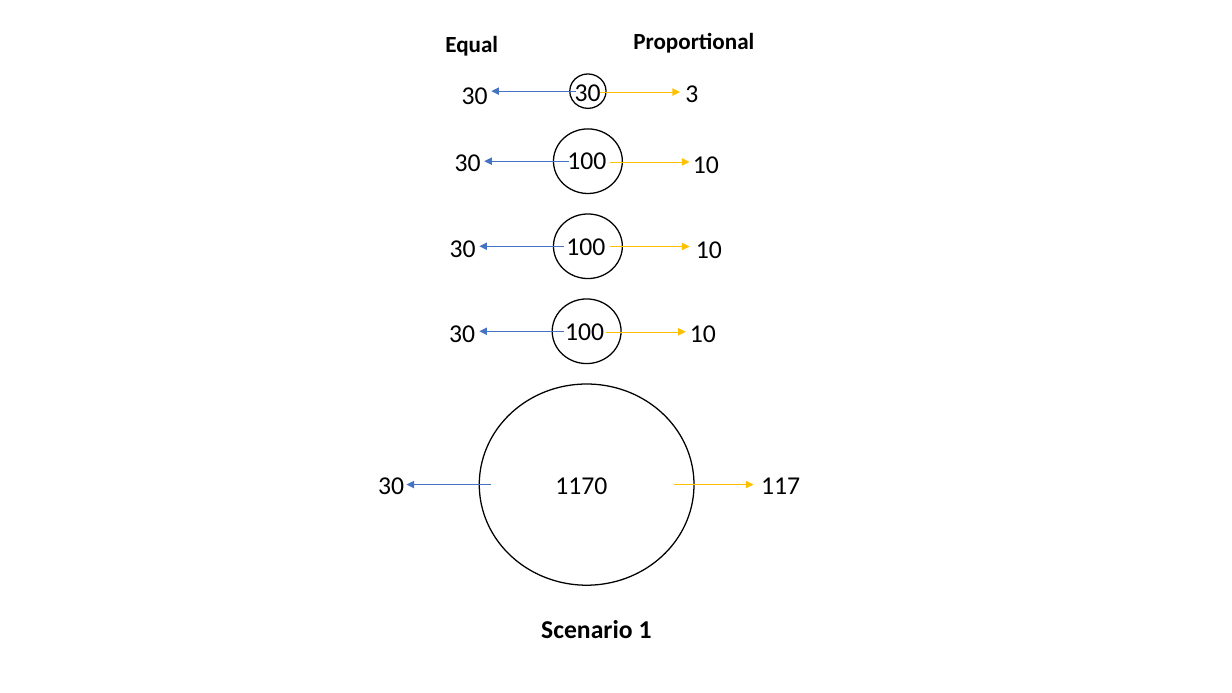
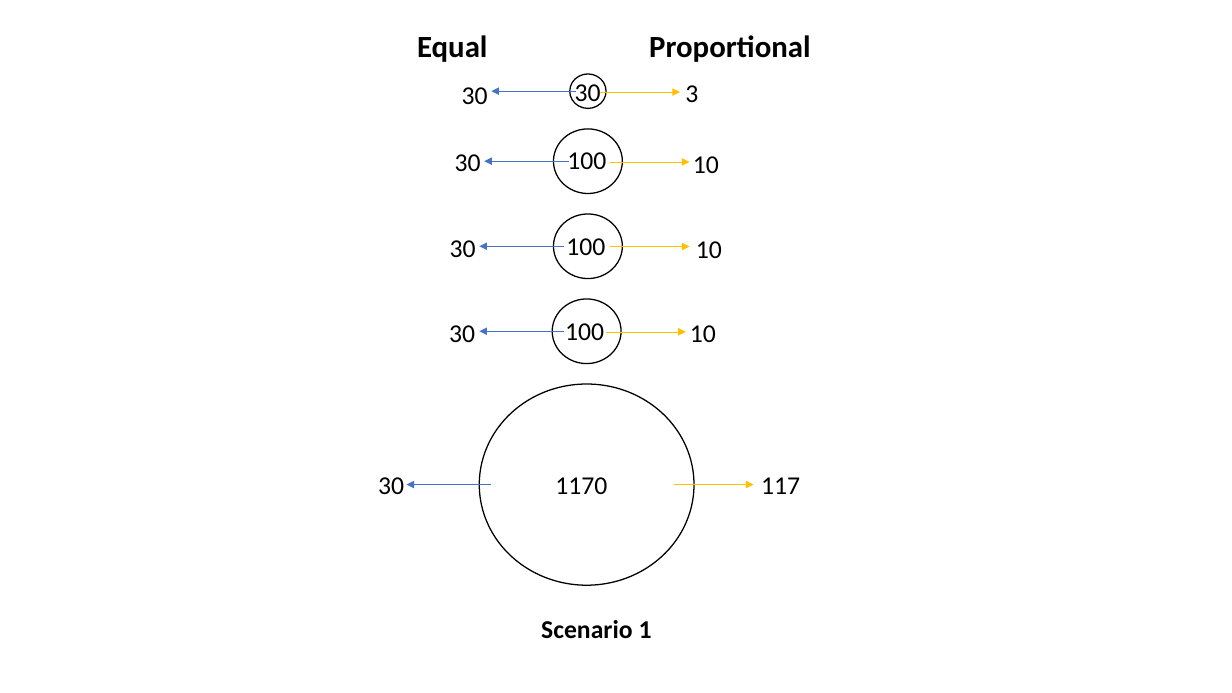
Before and after one commit to HobanLab/Morton-REU, a slide deck: slide 2 of Attempt5_allcombinations_100reps/Figures/sampling.pptx. Drawn at 1232x693 pixels with LibreOffice and Linux fonts; fonts in the diff are those of the drawing. Boxes give left, top, right and bottom in pixels: in the first picture for what was removed or moved away, otherwise in the second. Text is boxed around its words. In the diff, an @@ line names an element or a change of style, - is before the commit and + after.

```diff
--- a/Attempt5_allcombinations_100reps/Figures/sampling.pptx
+++ b/Attempt5_allcombinations_100reps/Figures/sampling.pptx
@@ text "Equal" at bbox=[417, 35, 487, 62]: size 18 to 24 pt @@
@@ text "Equal": place and size @@
-text "Equal" at bbox=[445, 35, 498, 56]
+text "Equal" at bbox=[417, 35, 487, 62]
@@ text "Proportional": place and size @@
-text "Proportional" at bbox=[633, 32, 754, 53]
+text "Proportional" at bbox=[649, 35, 810, 62]
@@ text "Proportional" at bbox=[649, 35, 810, 62]: size 18 to 24 pt @@
```
Also in this commit, not shown: 2 other files.
